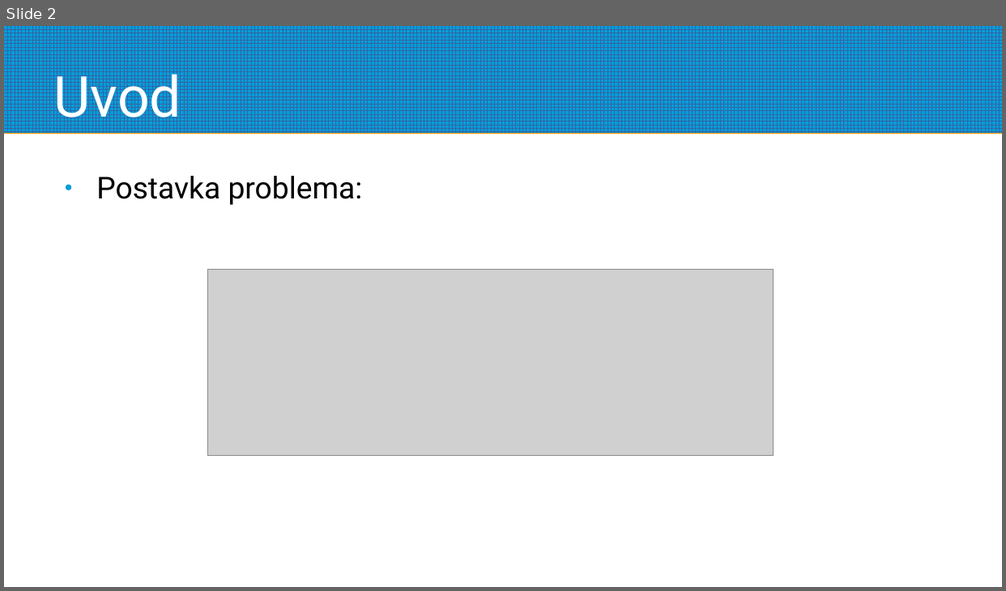
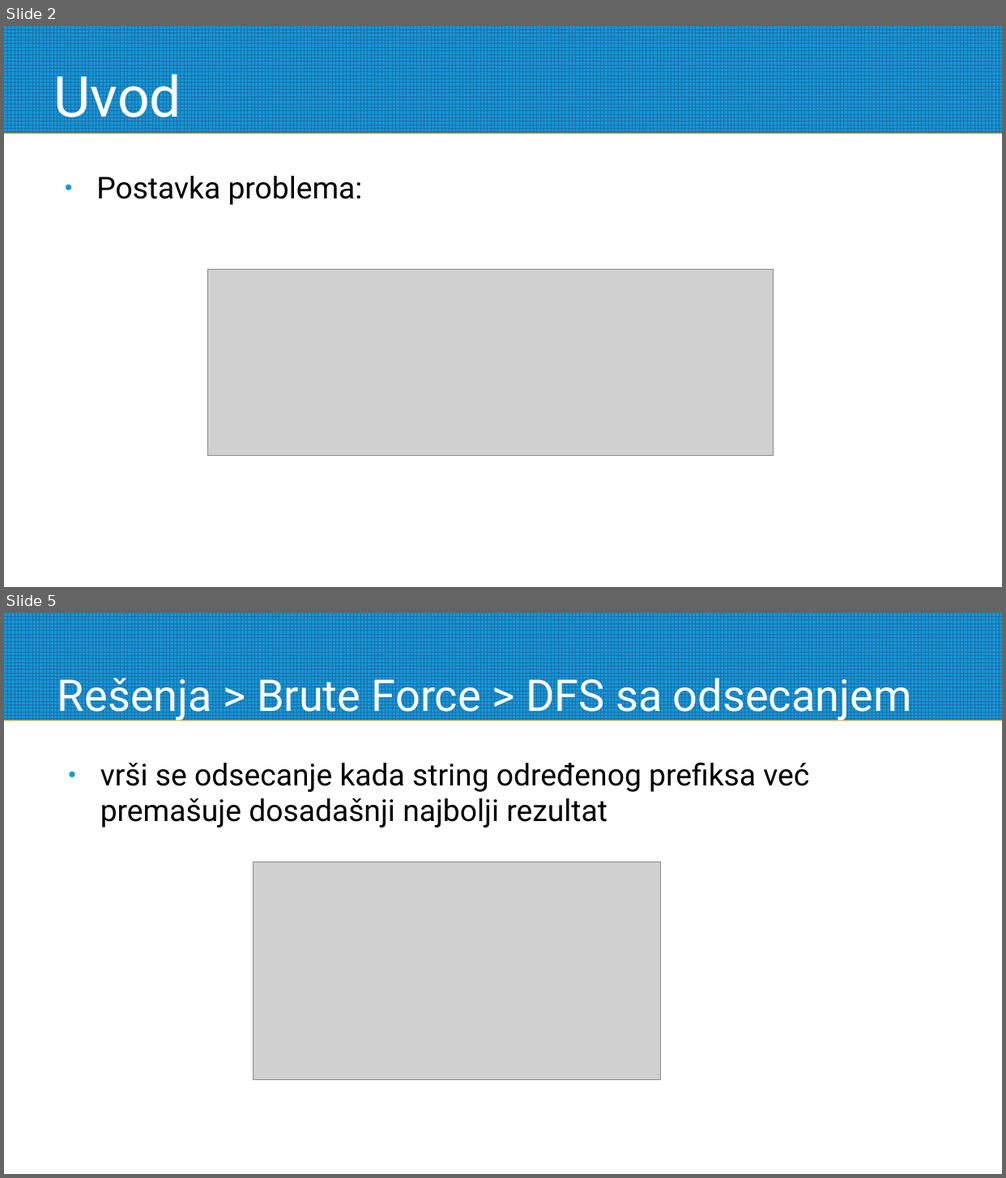
Before and after one commit to aleksakojadinovic/RI-nearest-string, a slide deck: docs/csp.odp. Shown one above the other, each under a label of ours: slide 2 before the commit, slides 2 and 5 after it; the slides between them are not shown. The pictures are 1006x591 and 1006x1178 pixels, drawn with LibreOffice and Linux fonts; fonts in the diff are those of the drawing; grey boxes stand for pictures. Boxes give left, top, right and bottom in pixels: in the first picture for what was removed or moved away, otherwise in the second. Text is boxed around its words. In the diff, an @@ line names an element or a change of style, - is before the commit and + after.

```diff
--- a/docs/csp.odp
+++ b/docs/csp.odp
@@ slide 5 added at (4, 613, 1002, 1174), background #FFFFFF; not listed: 1 template element that a slide beside it also shows @@
@@ title added at (57, 671, 912, 721), 34.9 pt, text #FFFFFF @@
+Rešenja > Brute Force > DFS sa odsecanjem
@@ text added at (100, 762, 809, 828), 24 pt, text #000000 @@
+● vrši se odsecanje kada string određenog prefiksa već premašuje dosadašnji najbolji rezultat
@@ picture added at (253, 862, 661, 1080) @@
```
Also in this commit, not shown: 13 other slides added, 2 slides removed, 12 other files.
